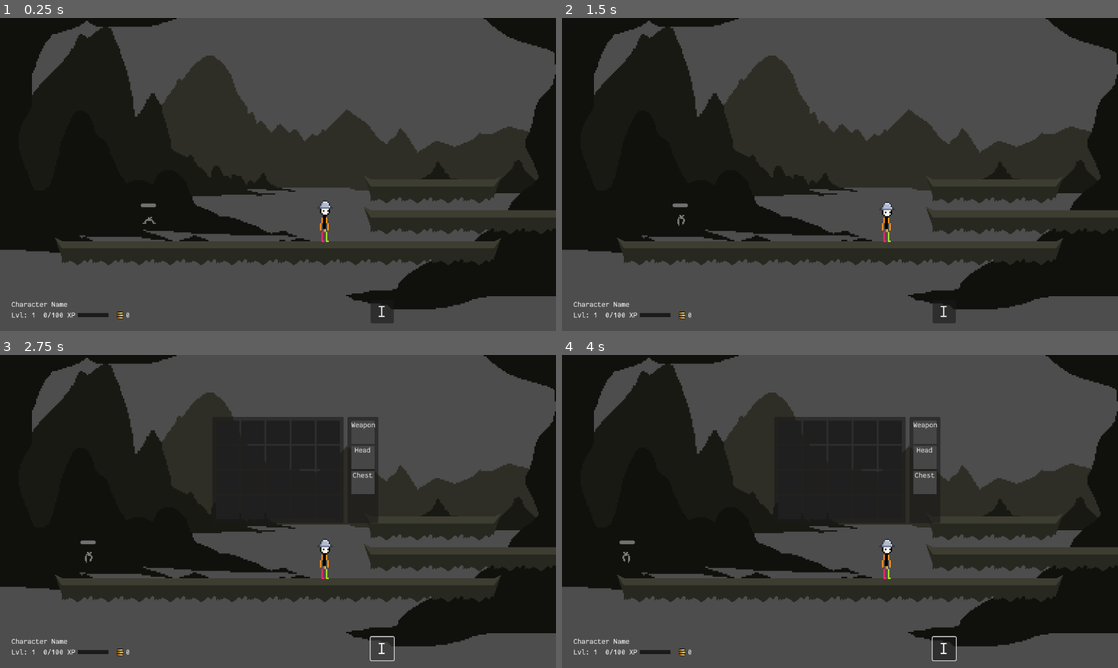
Above: before the commit, frames 1-4 (two rows, left to right).
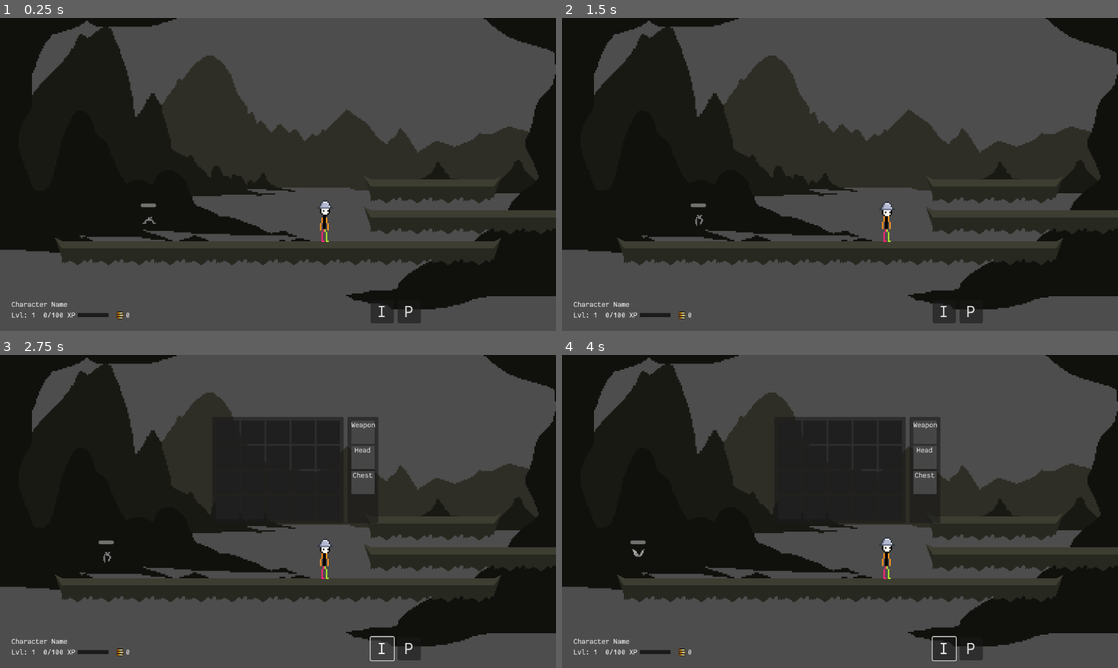
Above: after the commit, the same moments.

Repository: astrimbu/game-test
Game: Godot game, scene res://scenes/World.tscn
The game is run twice, just before and just after one commit, with the same random seed, the same clock (stepped at 60 frames per second) and the same inputs.
Inputs (mouse positions are in pixels of both pictures, inside the frame that each line leads up to):
- Up to frame 1 (0.25 s): no input
- Up to frame 2 (1.5 s): click (973, 312) at 0.5 s, where only the run after the commit has a clickable "P"; click (840, 165) at 1.25 s, where only the run after the commit has a clickable "Resume"
- Up to frame 3 (2.75 s): click "I" at 2 s
- Up to frame 4 (4 s): drag from (789, 433) to (895, 442) at 2.77 s; drag from (812, 433) to (812, 574) at 3.52 s

The runs differ from the first frame. In frame 1, 0.2% of the frame differs, in the area x 71-76%, y 92-98%; in frame 2, 0.3%; in frame 3, 0.3%; in frame 4, 0.4%, in the area x 10-76%, y 58-98%.

Commit message:
Pause

Diff:
--- a/project.godot
+++ b/project.godot
@@ -97,6 +97,11 @@
 "events": [Object(InputEventKey,"resource_local_to_scene":false,"resource_name":"","device":-1,"window_id":0,"alt_press …(195 unchanged characters)…
 ]
 }
+toggle_pause={
+"deadzone": 0.5,
+"events": [Object(InputEventKey,"resource_local_to_scene":false,"resource_name":"","device":-1,"window_id":0,"alt_pressed":false,"shift_pressed":false,"ctrl_pressed":false,"meta_pressed":false,"pressed":false,"keycode":0,"physical_keycode":80,"key_label":0,"unicode":112,"location":0,"echo":false,"script":null)
+]
+}
 
 [layer_names]
 
--- /dev/null
+++ b/scenes/ui/PauseUI.tscn
@@ -0,0 +1,40 @@
+[gd_scene load_steps=2 format=3 uid="uid://dtn5rwtf7tjeg"]
+
+[ext_resource type="Script" path="res://scripts/ui/pause_ui.gd" id="1_mkld0"]
+
+[node name="PauseUI" type="Control"]
+layout_mode = 3
+anchors_preset = 0
+script = ExtResource("1_mkld0")
+
+[node name="Background" type="ColorRect" parent="."]
+layout_mode = 0
+offset_right = 184.0
+offset_bottom = 160.0
+color = Color(0, 0, 0, 0.196078)
+
+[node name="CenterContainer" type="CenterContainer" parent="."]
+layout_mode = 0
+offset_right = 182.0
+offset_bottom = 160.0
+
+[node name="VBoxContainer" type="VBoxContainer" parent="CenterContainer"]
+layout_mode = 2
+theme_override_constants/separation = 16
+
+[node name="Label" type="Label" parent="CenterContainer/VBoxContainer"]
+layout_mode = 2
+theme_override_font_sizes/font_size = 32
+text = "GAME PAUSED"
+
+[node name="ResumeButton" type="Button" parent="CenterContainer/VBoxContainer"]
+layout_mode = 2
+text = "Resume"
+
+[node name="SaveButton" type="Button" parent="CenterContainer/VBoxContainer"]
+layout_mode = 2
+text = "Save Game"
+
+[node name="ResetButton" type="Button" parent="CenterContainer/VBoxContainer"]
+layout_mode = 2
+text = "Reset Game"
--- a/scenes/ui/UI.tscn
+++ b/scenes/ui/UI.tscn
@@ -1,9 +1,10 @@
-[gd_scene load_steps=5 format=3 uid="uid://ctnspd1ddsbph"]
+[gd_scene load_steps=6 format=3 uid="uid://ctnspd1ddsbph"]
 
 [ext_resource type="PackedScene" uid="uid://ckb71rvixf3ol" path="res://scenes/ui/ResourcesUI.tscn" id="1_i6yt8"]
 [ext_resource type="Script" path="res://scripts/ui/ui.gd" id="1_reuxq"]
 [ext_resource type="PackedScene" uid="uid://cxwfkmvcel505" path="res://scenes/ui/InventoryUI.tscn" id="2_vn64w"]
 [ext_resource type="PackedScene" uid="uid://cflaufetx61gm" path="res://scenes/ui/EquipmentUI.tscn" id="4_10lru"]
+[ext_resource type="PackedScene" uid="uid://dtn5rwtf7tjeg" path="res://scenes/ui/PauseUI.tscn" id="5_l23al"]
 
 [node name="UI" type="Control"]
 layout_mode = 3
@@ -44,3 +45,19 @@
 offset_top = 128.0
 offset_right = 720.0
 offset_bottom = 128.0
+
+[node name="PauseUI" parent="." instance=ExtResource("5_l23al")]
+process_mode = 3
+offset_left = 488.0
+offset_top = 240.0
+offset_right = 488.0
+offset_bottom = 240.0
+
+[node name="PauseButton" type="Button" parent="."]
+layout_mode = 0
+offset_left = 824.0
+offset_top = 584.0
+offset_right = 872.0
+offset_bottom = 632.0
+theme_override_font_sizes/font_size = 36
+text = "P"
--- a/scripts/autoload/event_bus.gd
+++ b/scripts/autoload/event_bus.gd
@@ -57,6 +57,7 @@
 
 # Dev tool signals
 signal game_state_reset
+signal toggle_pause
 
 # Helper functions to emit signals and handle side effects
 func publish_enemy_hit(enemy: CharacterBody2D) -> void:
--- a/scripts/resources/wooden_sword.tres
+++ b/scripts/resources/wooden_sword.tres
@@ -6,6 +6,7 @@
 [resource]
 script = ExtResource("1_ep3fh")
 id = "wooden_sword"
+unique_id = ""
 name = "Wooden Sword"
 description = "A basic training sword"
 type = 1
--- /dev/null
+++ b/scripts/ui/pause_ui.gd
@@ -0,0 +1,26 @@
+extends Control
+
+@onready var resume_button = $CenterContainer/VBoxContainer/ResumeButton
+@onready var save_button = $CenterContainer/VBoxContainer/SaveButton
+@onready var reset_button = $CenterContainer/VBoxContainer/ResetButton
+
+func _ready() -> void:
+	resume_button.pressed.connect(_on_resume_pressed)
+	save_button.pressed.connect(_on_save_pressed)
+	reset_button.pressed.connect(_on_reset_pressed)
+
+	# Hide by default
+	hide()
+
+func _on_resume_pressed() -> void:
+	EventBus.toggle_pause.emit()
+
+func _on_save_pressed() -> void:
+	SaveManager.save_game()
+
+func _on_reset_pressed() -> void:
+	EventBus.reset_game_state()
+
+func _input(event: InputEvent) -> void:
+	if event.is_action_pressed("ui_cancel") and visible:
+		EventBus.toggle_pause.emit()
--- a/scripts/ui/ui.gd
+++ b/scripts/ui/ui.gd
@@ -3,22 +3,43 @@
 @onready var resources_ui = $ResourcesUI
 @onready var inventory_ui = $InventoryUI
 @onready var equipment_ui = $EquipmentUI
+@onready var pause_ui = $PauseUI
 @onready var inventory_button = $InventoryButton
+@onready var pause_button = $PauseButton
 
 func _ready() -> void:
 	# Make sure UI can process while game is paused
 	process_mode = Node.PROCESS_MODE_ALWAYS
+
+	# Hide UI elements by default
 	inventory_ui.visible = false
 	equipment_ui.visible = false
+	pause_ui.visible = false
+
+	# Connect signals
 	inventory_button.pressed.connect(_on_inventory_button_pressed)
+	pause_button.pressed.connect(_on_pause_button_pressed)
+	EventBus.toggle_pause.connect(_on_toggle_pause)
 
 func _on_inventory_button_pressed() -> void:
 	toggle_inventory()
+
+func _on_pause_button_pressed() -> void:
+	EventBus.toggle_pause.emit()
 
 func toggle_inventory() -> void:
 	inventory_ui.toggle_visibility()
 	equipment_ui.toggle_visibility()
 
+func _on_toggle_pause() -> void:
+	var is_paused = not get_tree().paused
+	get_tree().paused = is_paused
+	pause_ui.visible = is_paused
+
+func _input(event: InputEvent) -> void:
+	if event.is_action_pressed("toggle_pause"):
+		EventBus.toggle_pause.emit()
+
 func refresh_ui() -> void:
 	resources_ui.refresh()
 	inventory_ui.update_inventory()
